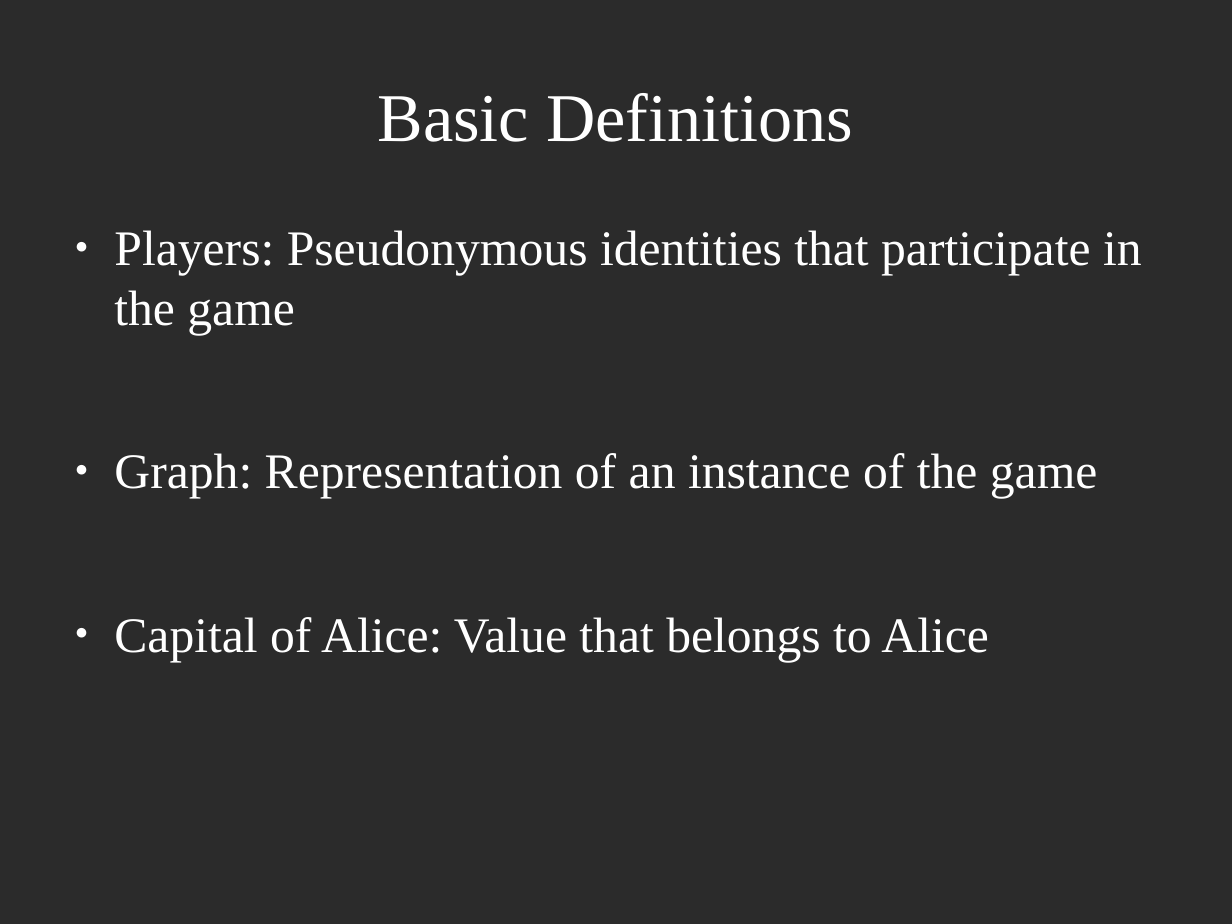
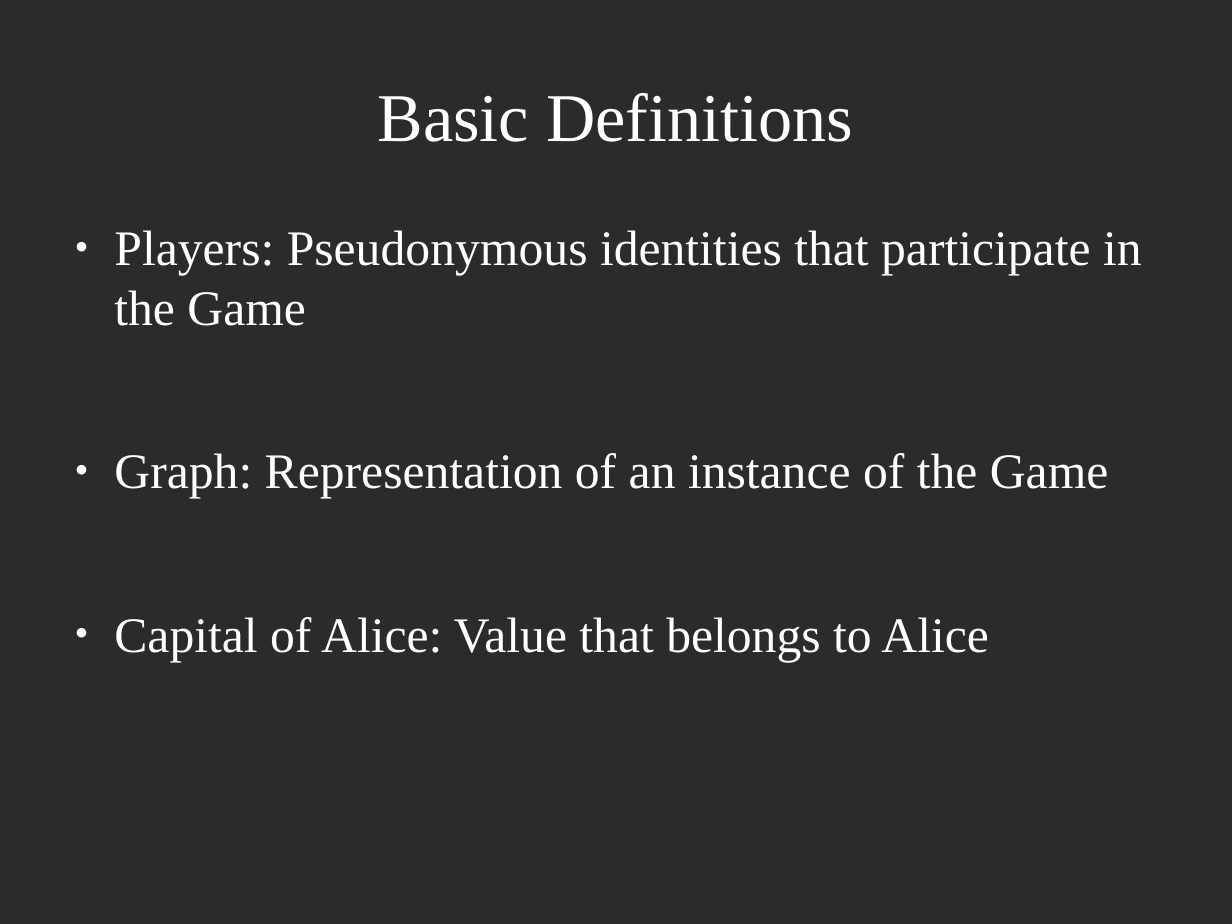
Before and after one commit to decrypto-org/TrustIsRisk, a slide deck: slide 2 of presentations/AtheCrypt10-1-2017/AtheCrypt10-1-2017.odp. Drawn at 1232x924 pixels with LibreOffice and Linux fonts; fonts in the diff are those of the drawing; background and template pictures are left out; a plain dark background stands for a picture behind light text. Boxes give left, top, right and bottom in pixels: in the first picture for what was removed or moved away, otherwise in the second. Text is boxed around its words. In the diff, an @@ line names an element or a change of style, - is before the commit and + after.

```diff
--- a/presentations/AtheCrypt10-1-2017/AtheCrypt10-1-2017.odp
+++ b/presentations/AtheCrypt10-1-2017/AtheCrypt10-1-2017.odp
@@ text at box(114, 230, 1142, 499): text changed @@
-● Players: Pseudonymous identities that participate in the game
-● Graph: Representation of an instance of the game
+● Players: Pseudonymous identities that participate in the Game
+● Graph: Representation of an instance of the Game
```
Also in this commit, not shown: 2 slides added.
